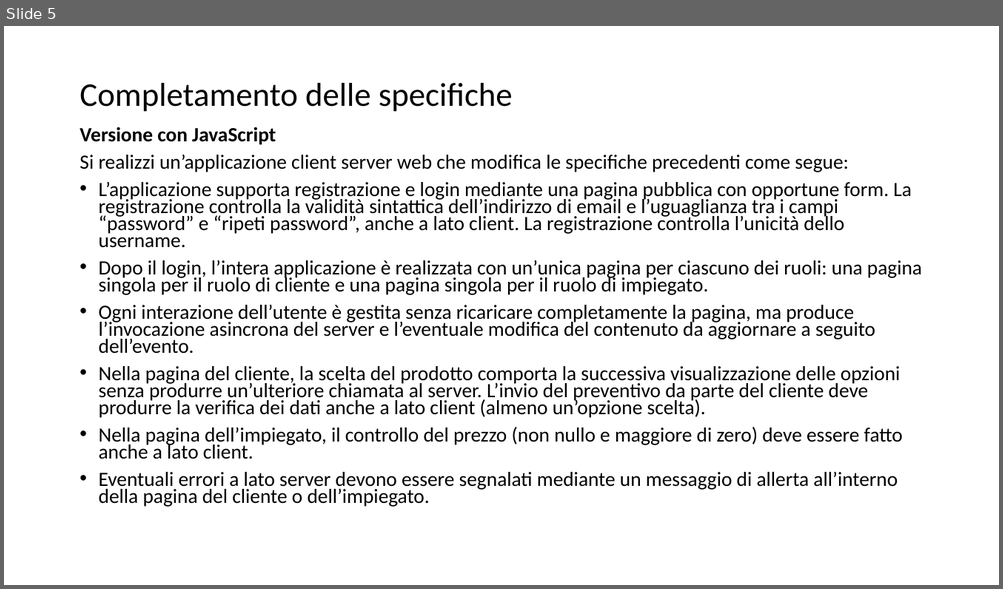
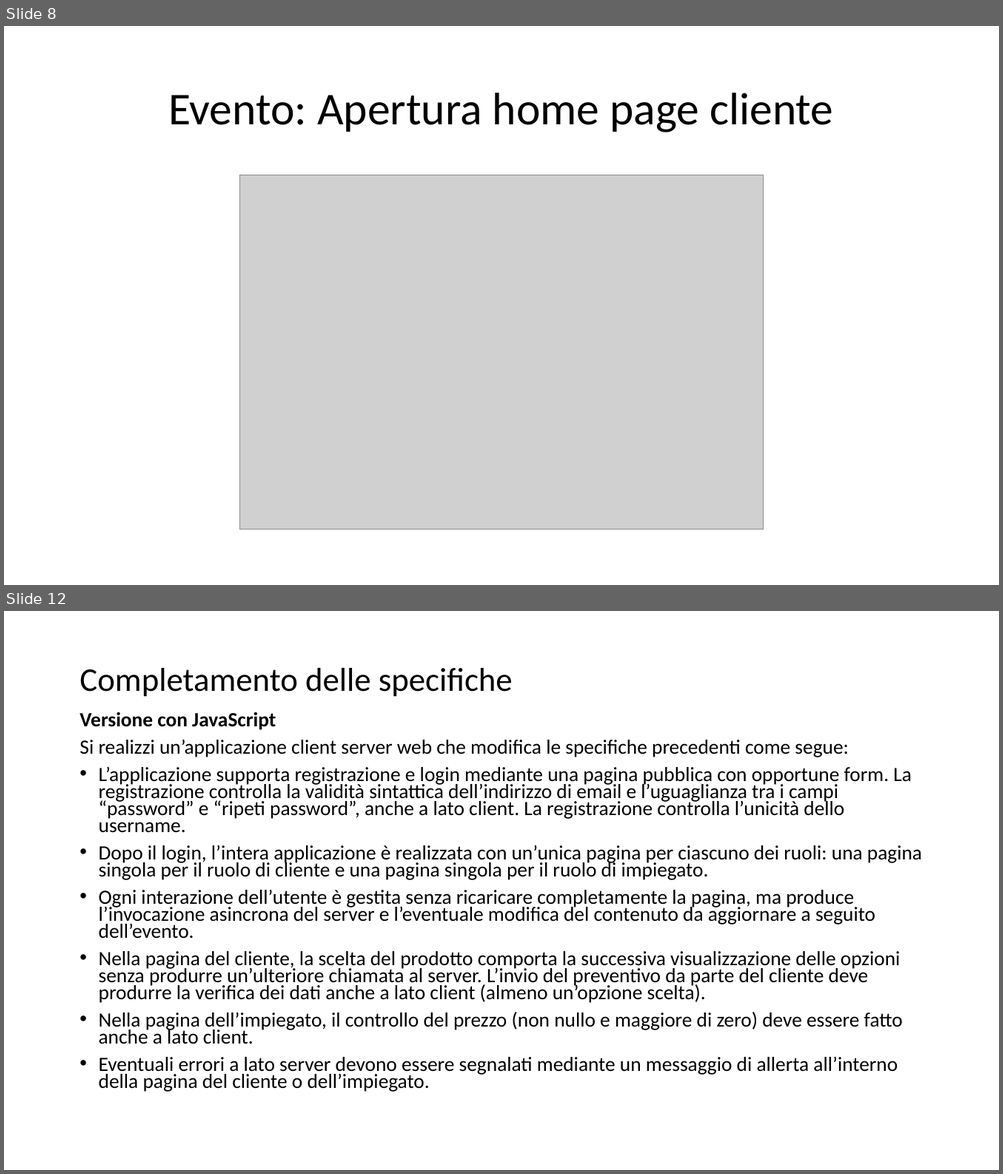
Before and after one commit to riccardopaltrinieri/Quotations-Web-App, a slide deck: Gestione Preventivi.pptx. Shown one above the other, each under a label of ours: slide 5 before the commit, slides 8 and 12 after it; the slides between them are not shown. The pictures are 1003x589 and 1003x1174 pixels, drawn with LibreOffice and Linux fonts; fonts in the diff are those of the drawing; grey boxes stand for pictures. Boxes give left, top, right and bottom in pixels: in the first picture for what was removed or moved away, otherwise in the second. Text is boxed around its words. In the diff, an @@ line names an element or a change of style, - is before the commit and + after.

```diff
--- a/Gestione Preventivi.pptx
+++ b/Gestione Preventivi.pptx
@@ slide 8 added at box(4, 26, 999, 585), background #FFFFFF @@
@@ title added at box(168, 93, 833, 133), 44 pt, text #000000 @@
+Evento: Apertura home page cliente
@@ picture added at box(240, 175, 763, 531) @@
@@ what was slide 5 is now slide 12 @@
```
Also in this commit, not shown: 4 slides changed, 7 other slides added, 16 other files.
